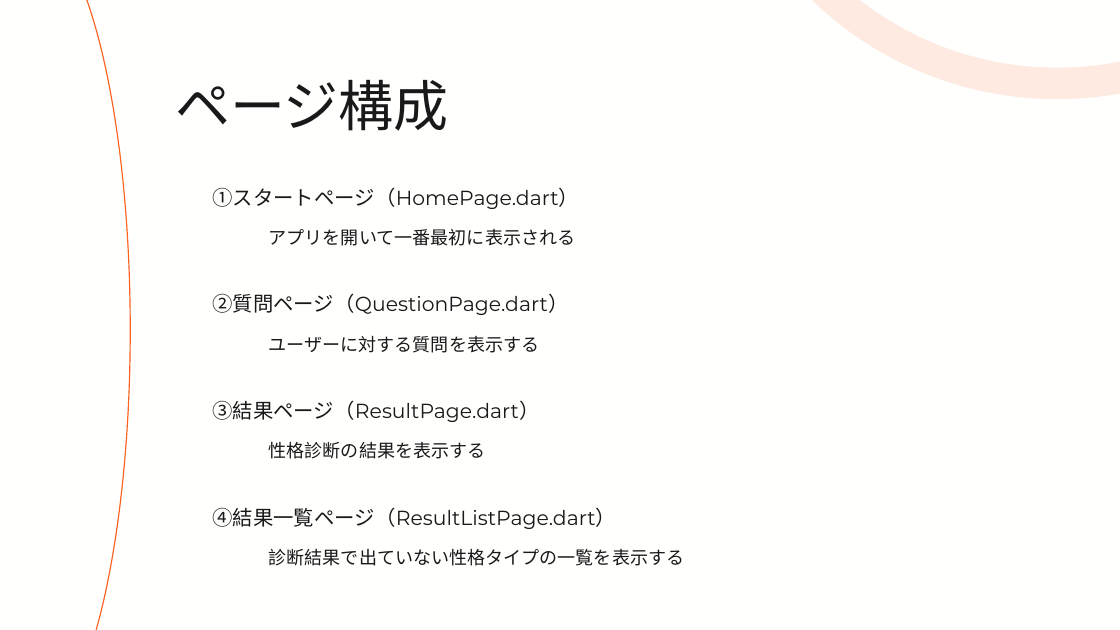
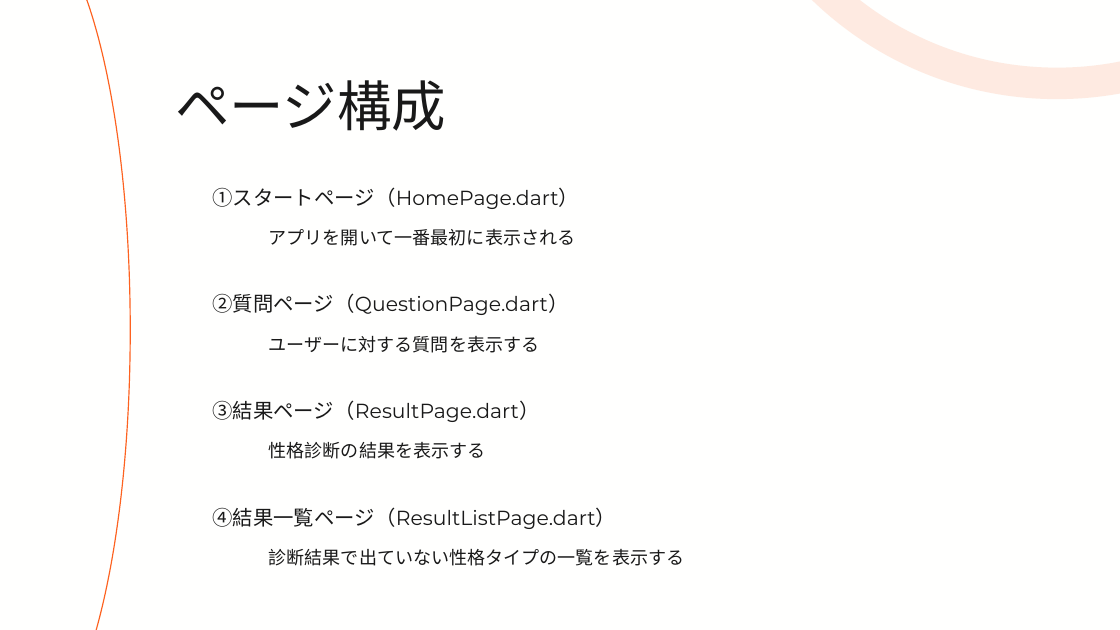
Before and after one commit to runam00/flutterMock, a slide deck: slide 3 of プレゼン資料.pptx. Drawn at 1120x630 pixels with LibreOffice and Linux fonts; fonts in the diff are those of the drawing. Boxes give left, top, right and bottom in pixels: in the first picture for what was removed or moved away, otherwise in the second. Text is boxed around its words. In the diff, an @@ line names an element or a change of style, - is before the commit and + after.

Commit message:
プレゼン資料にページを追加

```diff
--- a/プレゼン資料.pptx
+++ b/プレゼン資料.pptx
@@ text "ページ構成" at [175, 80, 446, 131]: size 70.7 to 70 pt; line spacing 99pt to 98pt @@
```
Also in this commit, not shown: 2 other slides changed, 3 slides added.
